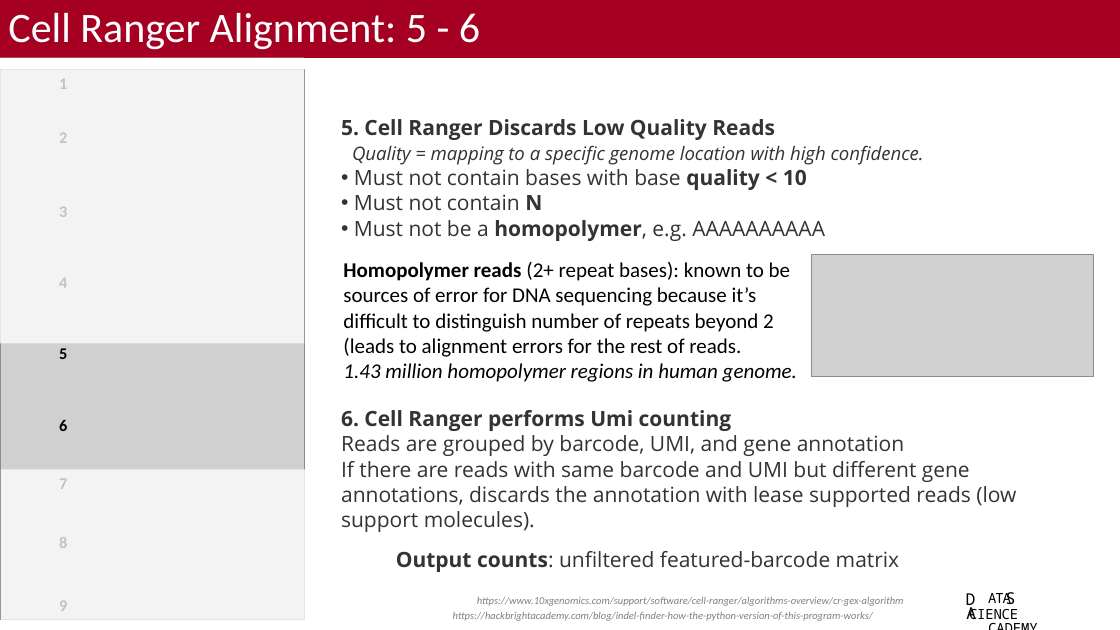
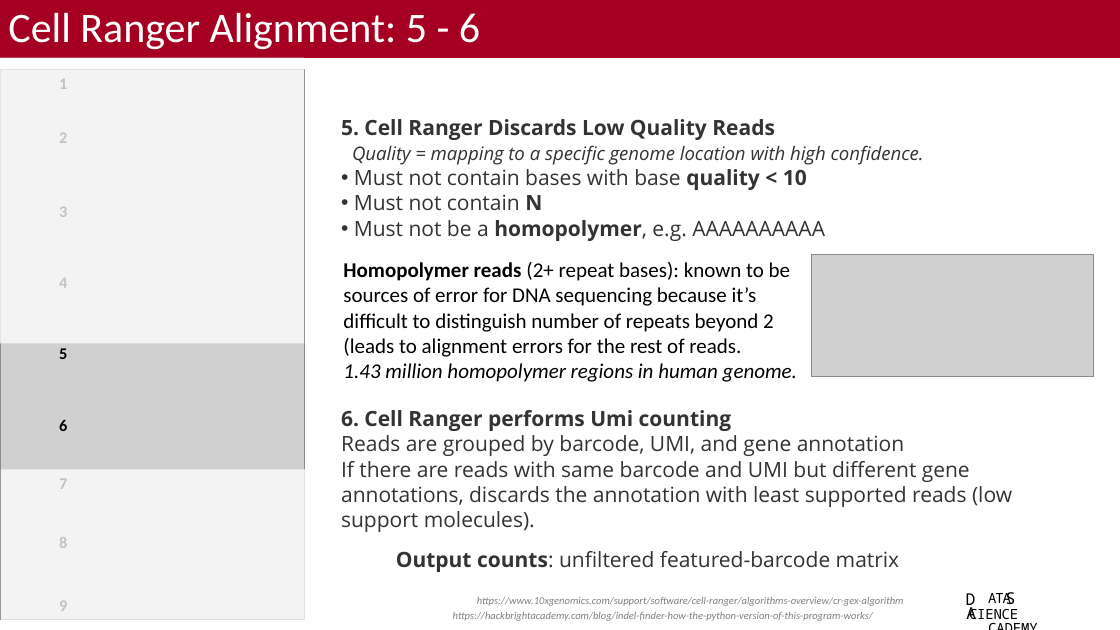
Before and after one commit to bacorli2/scrna_workshop, a slide deck: slide 6 of M2_CellRanger_Alignment/M2_CellRanger.pptx. Drawn at 1120x630 pixels with LibreOffice and Linux fonts; fonts in the diff are those of the drawing; grey boxes stand for pictures; background and template pictures are left out. Boxes give left, top, right and bottom in pixels: in the first picture for what was removed or moved away, otherwise in the second. Text is boxed around its words. In the diff, an @@ line names an element or a change of style, - is before the commit and + after.

```diff
--- a/M2_CellRanger_Alignment/M2_CellRanger.pptx
+++ b/M2_CellRanger_Alignment/M2_CellRanger.pptx
@@ text at (x1=341, y1=461, x2=1012, y2=532): text changed @@
-If there are reads with same barcode and UMI but different gene annotations, discards the annotation with lease supported reads (low support molecules).
+If there are reads with same barcode and UMI but different gene annotations, discards the annotation with least supported reads (low support molecules).
```
Also in this commit, not shown: 1 other slide changed, 1 other file.
